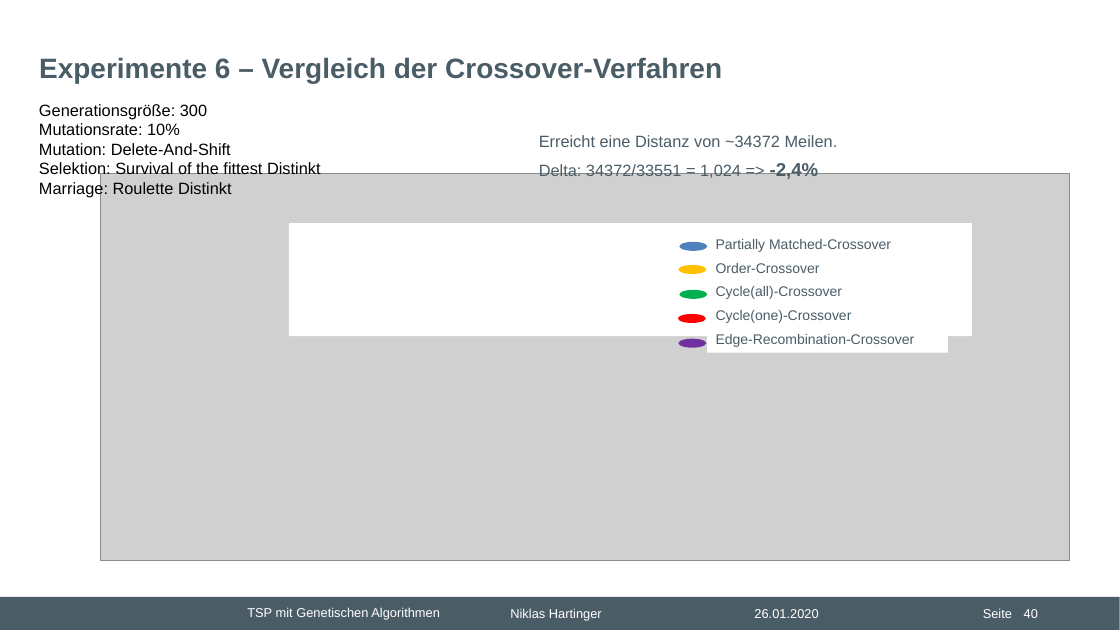
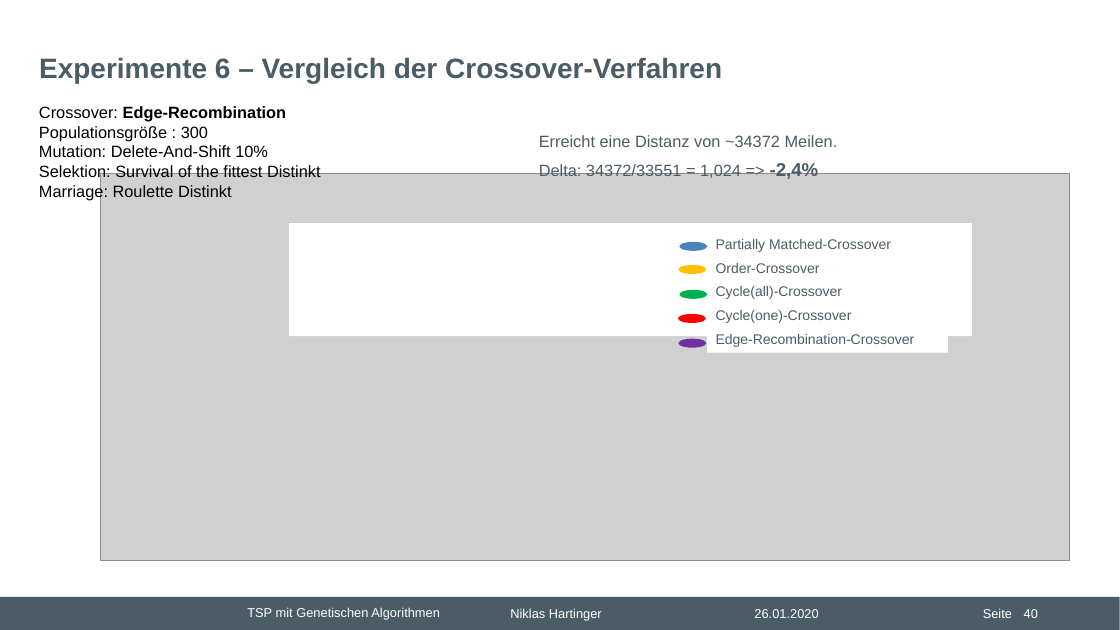
Before and after one commit to nhrt/Genetic-Algorithms, a slide deck: slide 40 of Projektvortrag/Präsentation Projektvortrag.pptx. Drawn at 1120x630 pixels with LibreOffice and Linux fonts; fonts in the diff are those of the drawing; grey boxes stand for pictures; background and template pictures are left out. Boxes give left, top, right and bottom in pixels: in the first picture for what was removed or moved away, otherwise in the second. Text is boxed around its words. In the diff, an @@ line names an element or a change of style, - is before the commit and + after.

```diff
--- a/Projektvortrag/Präsentation Projektvortrag.pptx
+++ b/Projektvortrag/Präsentation Projektvortrag.pptx
@@ text at box(39, 106, 286, 157): text changed @@
-Generationsgröße: 300
-Mutationsrate: 10%
-Mutation: Delete-And-Shift
+Crossover: Edge-Recombination
+Populationsgröße : 300
+Mutation: Delete-And-Shift 10%
```
Also in this commit, not shown: 18 other slides changed, 15 other files.
